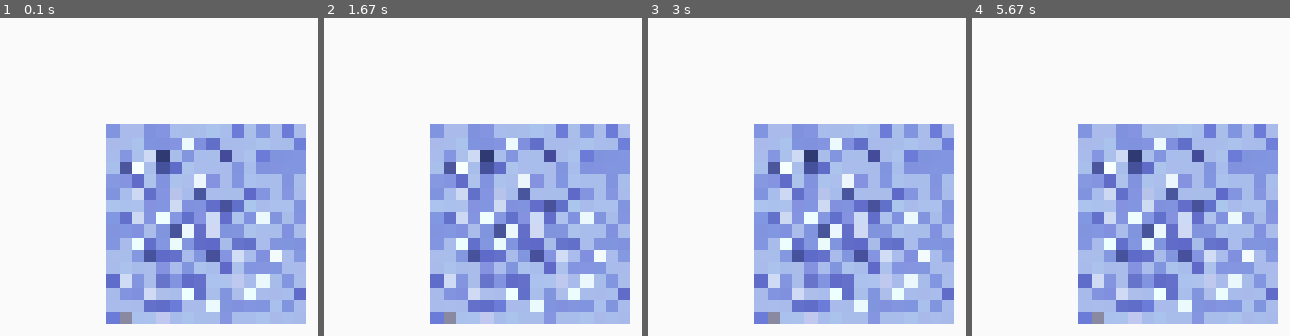
Above: before the commit, frames 1-4 (left to right).
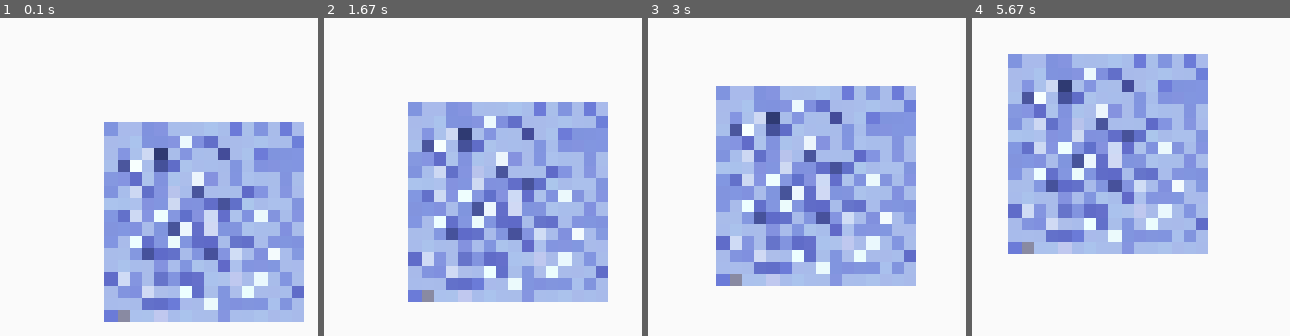
Above: after the commit, the same moments.

Repository: HyperRays/minecraft-from-wish
Game: pygame game, started from playground/test-objects.py
Two runs of this game, one before a commit and one after it. Both use one fixed random seed, a clock stepped at 60 frames per second and the inputs below.
Inputs:
- Up to frame 1 (0.1 s): no input
- Up to frame 2 (1.67 s): no input
- Up to frame 3 (3 s): no input
- Up to frame 4 (5.67 s): no input

The runs differ from the first frame. In frame 1, 8.9% of the frame differs, in the area x 32-97%, y 32-97%; in frame 2, 38%; in frame 3, 44%; in frame 4, 56%, in the area x 11-97%, y 11-97%.

Commit message:
Renamed to Square

Diff:
--- a/playground/test-objects.py
+++ b/playground/test-objects.py
@@ -17,7 +17,7 @@
     y: int
 
 
-class Ball(GraphicsObject):
+class Square(GraphicsObject):
     __texture = GraphicsObject.add_texture("test_snow.png")
     (a,b) = store.textures[__texture].image.get_size()
     ratio = a/b
@@ -36,9 +36,11 @@
 
     def update(self):
         self.render()
+        self.camera[0] += 0.1
+        self.camera[1] += 0.1
 
 
-Ball()
+Square()
 
 
 window.run()
